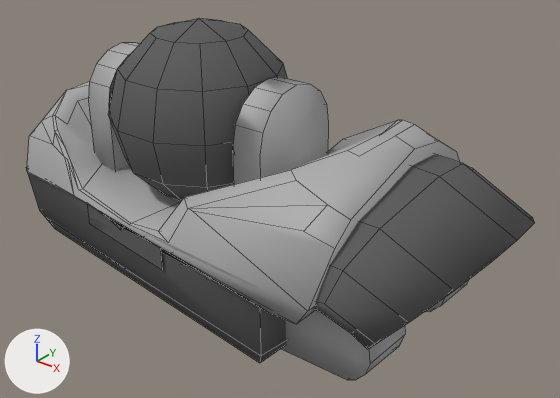
Two versions of the COLLADA model src/resources/urdf/romeo/collision/RAnkleRoll.dae, one commit apart.
Rendered twice from a 50 mm camera at (0.241, -0.245, 0.121) aimed at (0.049, -0.005, -0.028). Lighting does not change. The marker at lower left points along +X, +Y and +Z. Mesh edges are drawn as thin lines. Where no turn or scale is listed for an object, it has been applied to the vertices. Vertices at the same position are counted once.

Before the edit, the objects in view are built like this:
```python
me_shapeindexedfaces_010_001 = bpy.data.meshes.new('ShapeIndexedFaceS_010.001')
me_shapeindexedfaces_010_001.from_pydata(...)  # 177 vertices, 125 faces; spans x -0.088..0.155, y -0.064..0.051, z -0.067..0.043
me_shapeindexedfaces_010_001.materials.append(mat_material_007_001)  # dark grey #585858
me_shapeindexedfaces_010_geometry_001 = bpy.data.meshes.new('ShapeIndexedFaceS_010-Geometry.001')
me_shapeindexedfaces_010_geometry_001.from_pydata(...)  # 228 vertices, 118 faces; spans x -0.089..0.127, y -0.067..0.053, z -0.067..0.024
me_shapeindexedfaces_010_geometry_001.materials.append(mat_material_006_001_002)  # grey #ababab
ob_rankleroll_1 = bpy.data.objects.new('RAnkleRoll_1', me_shapeindexedfaces_010_geometry_001)
ob_rankleroll_1.location = (0.0, 0.0, 0.0)
ob_rankleroll_2 = bpy.data.objects.new('RAnkleRoll_2', me_shapeindexedfaces_010_001)
ob_rankleroll_2.location = (0.0, 0.0, 0.0)
```
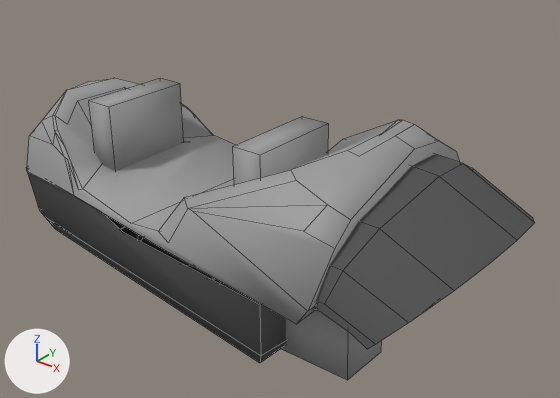
The edits, one by one:
Material 'Material_006_001_002_001' (mat_material_006_001_002_001) is new.
Its base color is (0.328, 0.328, 0.328) (grey #9b9b9b).
Its roughness is 0.61.
Material 'Material_007_001_001' (mat_material_007_001_001) is new.
Its base color is (0.0786, 0.0786, 0.0786) (dark grey #4f4f4f).
Its roughness is 0.84.
me_shapeindexedfaces_010_001 is used by ob_rankleroll_2; location (0.0, 0.0, 0.0).
me_shapeindexedfaces_010_001 had 177 vertices, 125 faces and spanned x -0.088..0.155, y -0.064..0.051, z -0.067..0.043.
me_shapeindexedfaces_010_001 now has 88 vertices, 51 faces and spans x -0.088..0.155, y -0.064..0.051, z -0.067..0.003.
me_shapeindexedfaces_010_001 part 1: the loose piece of 62 vertices spanning x -0.042..0.042, y -0.042..0.042, z -0.043..0.043 is deleted.
me_shapeindexedfaces_010_001 part 2: the loose piece of 5 vertices spanning x -0.03..0.028, y -0.057..-0.049, z -0.049..-0.037 is deleted.
me_shapeindexedfaces_010_001 part 3: 49 faces spanning x -0.088..0.155, y -0.064..0.051, z -0.067..0.003 switch from mat_material_007_001 (dark grey #585858) to mat_material_007_001_001 (dark grey #4f4f4f).
me_shapeindexedfaces_010_geometry_001 is used by ob_rankleroll_1; location (0.0, 0.0, 0.0).
me_shapeindexedfaces_010_geometry_001 had 228 vertices, 118 faces and spanned x -0.089..0.127, y -0.067..0.053, z -0.067..0.024.
me_shapeindexedfaces_010_geometry_001 now has 123 vertices, 84 faces and spans x -0.089..0.117, y -0.067..0.053, z -0.067..0.013.
Part 4, on me_shapeindexedfaces_010_geometry_001:
105 vertices are removed from x -0.054..0.127, y -0.067..0.053, z -0.065..0.024.
52 faces are deleted.
18 new faces join them.
me_shapeindexedfaces_010_geometry_001 part 5: 66 faces spanning x -0.089..0.117, y -0.067..0.053, z -0.067..0.013 switch from mat_material_006_001_002 (grey #ababab) to mat_material_006_001_002_001 (grey #9b9b9b).

Pixel boxes (x1, y1, x2, y2) of what changed, in the pictures (560 x 398 px):
'RAnkleRoll_1', reshaped (10% shorter): before (27, 43, 470, 380); after (27, 78, 459, 380)
'RAnkleRoll_2', reshaped: before (26, 18, 535, 363); after (26, 154, 535, 363)
part 1 of me_shapeindexedfaces_010_001, deleted: before (109, 18, 287, 201)
part 2 of me_shapeindexedfaces_010_001, deleted: before (87, 204, 162, 270)
part 3 of me_shapeindexedfaces_010_001, recoloured: (28, 154, 534, 348) in both
part 4 of me_shapeindexedfaces_010_geometry_001, cut back: before (68, 43, 470, 380); after (68, 78, 382, 380)
part 5 of me_shapeindexedfaces_010_geometry_001, recoloured: (27, 82, 442, 307) in both
